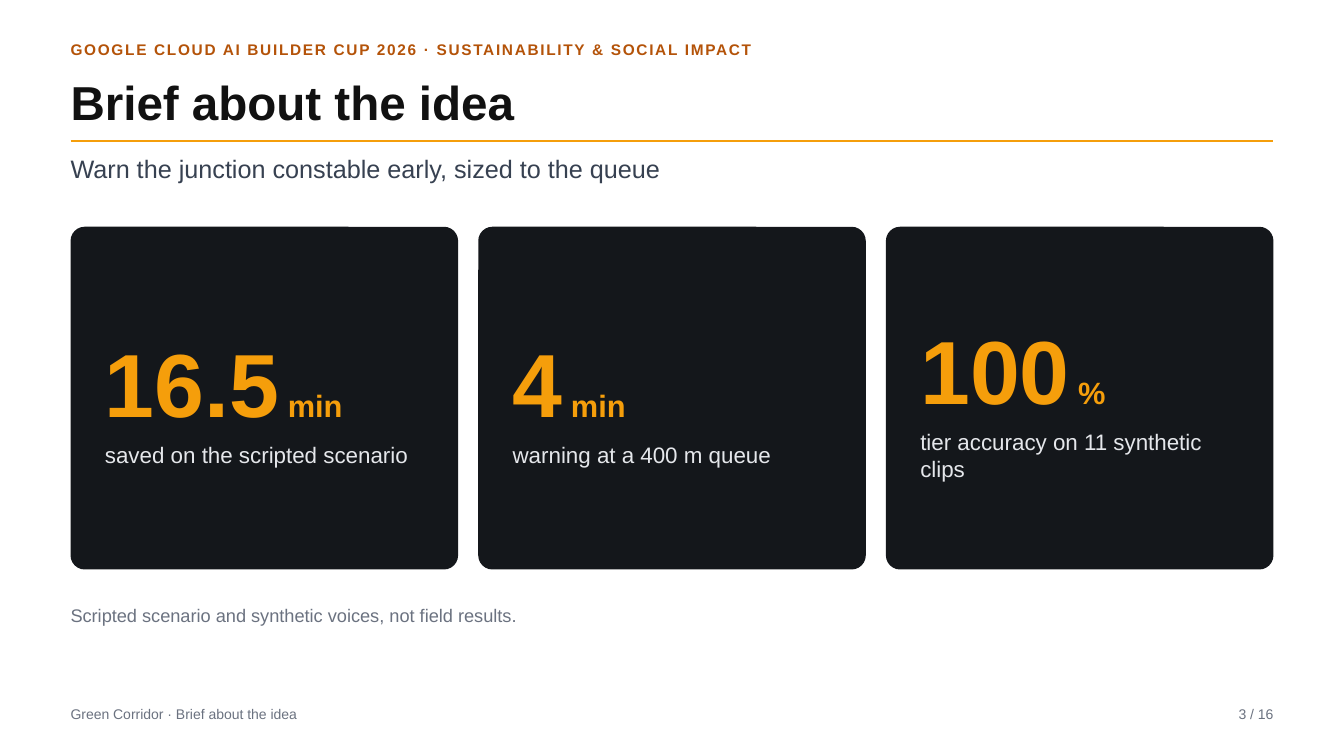
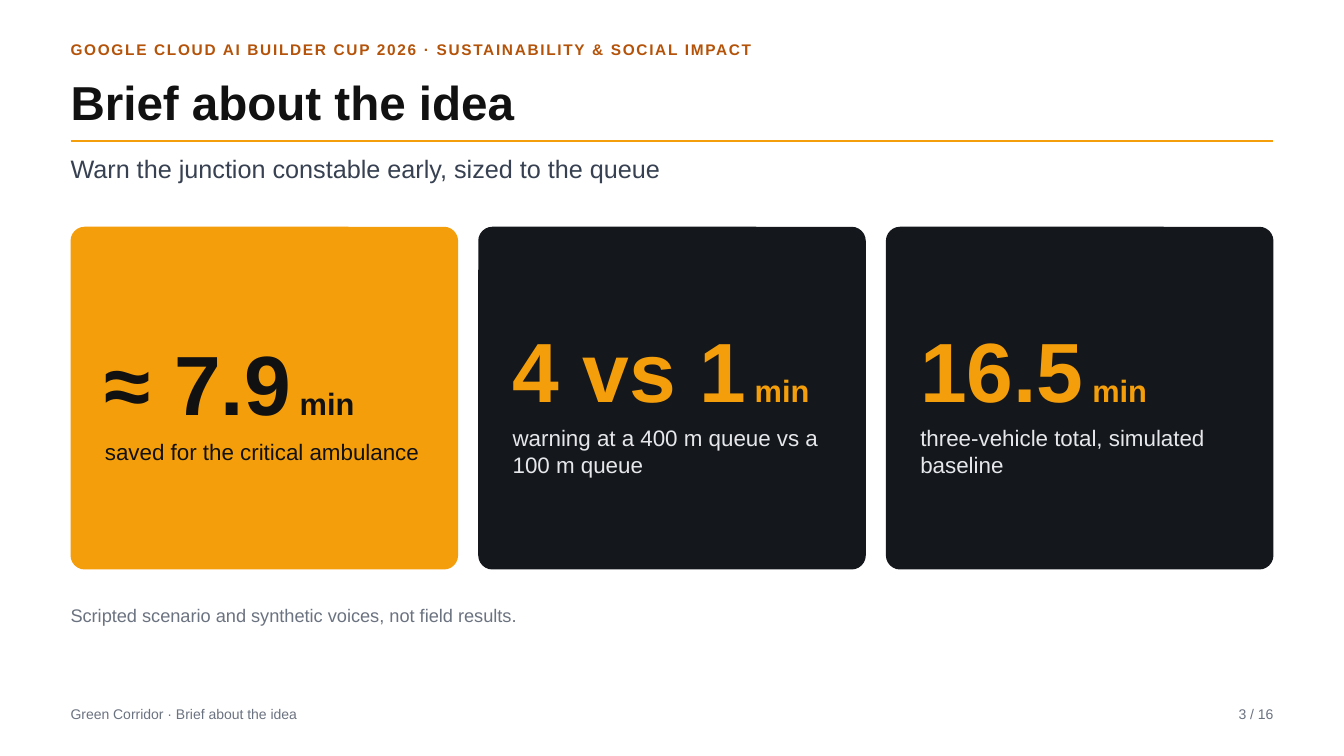
Before and after one commit to Nandish3010/ideal-disco, a slide deck: slide 3 of deck/Green-Corridor-Deck.pptx. Drawn at 1344x756 pixels with LibreOffice and Linux fonts; fonts in the diff are those of the drawing. Boxes give left, top, right and bottom in pixels: in the first picture for what was removed or moved away, otherwise in the second. Text is boxed around its words. In the diff, an @@ line names an element or a change of style, - is before the commit and + after.

```diff
--- a/deck/Green-Corridor-Deck.pptx
+++ b/deck/Green-Corridor-Deck.pptx
@@ rounded rectangle "≈ 7.9 min" at (71, 227, 458, 570): fill #14171B to #F59E0B @@
@@ text in rounded rectangle at (105, 356, 419, 461): text changed; text colour #E5E7EB to #111111 @@
-16.5 min
-saved on the scripted scenario
+≈ 7.9 min
+saved for the critical ambulance
@@ text in rounded rectangle at (513, 344, 817, 478): text changed @@
-4 min
-warning at a 400 m queue
+4 vs 1 min
+warning at a 400 m queue vs a 100 m queue
@@ text in rounded rectangle at (920, 343, 1205, 474): text changed @@
-100 %
-tier accuracy on 11 synthetic clips
+16.5 min
+three-vehicle total, simulated baseline
```
Also in this commit, not shown: 9 other slides changed, 5 other files.
